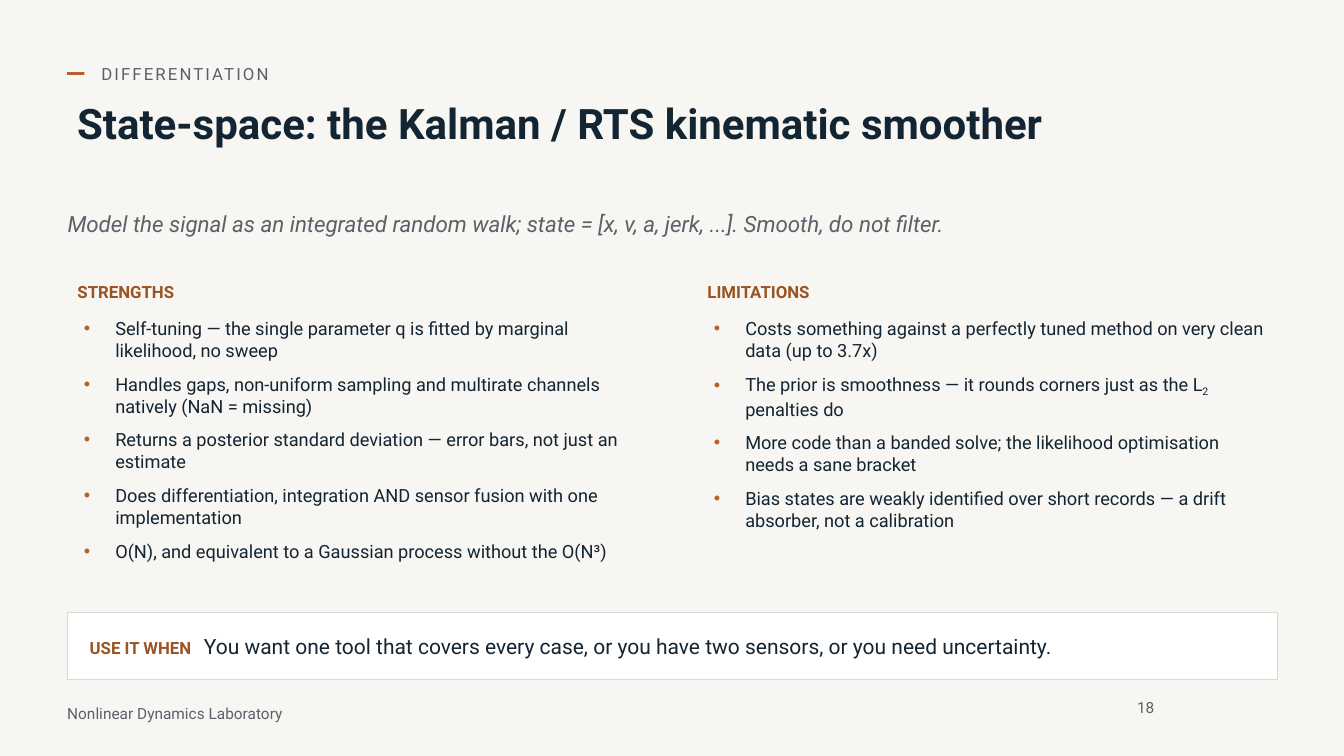
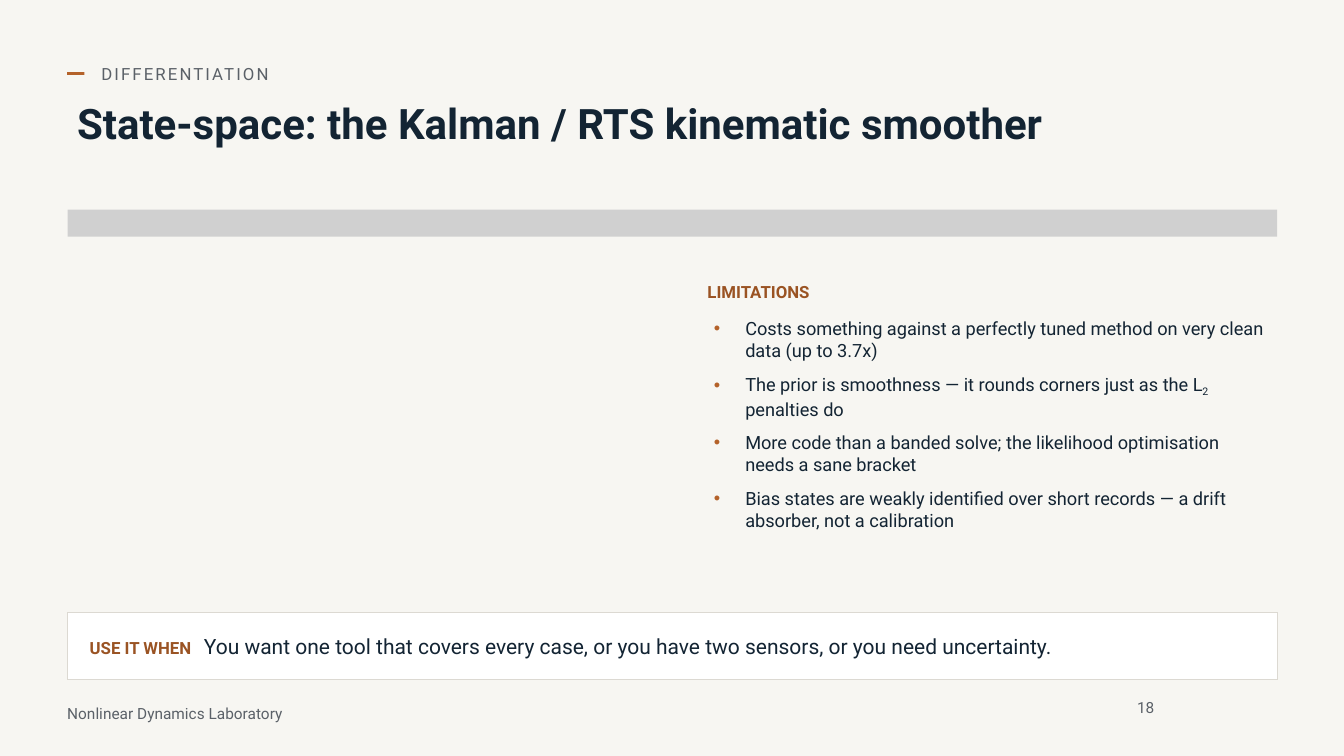
Before and after one commit to nld-uri/kinematics-toolbox, a slide deck: slide 18 of talk/differentiation_integration_talk.pptx. Drawn at 1344x756 pixels with LibreOffice and Linux fonts; fonts in the diff are those of the drawing; grey boxes stand for pictures; background and template pictures are left out. Boxes give left, top, right and bottom in pixels: in the first picture for what was removed or moved away, otherwise in the second. Text is boxed around its words. In the diff, an @@ line names an element or a change of style, - is before the commit and + after.

```diff
--- a/talk/differentiation_integration_talk.pptx
+++ b/talk/differentiation_integration_talk.pptx
@@ text removed at bbox=[68, 214, 944, 237] @@
-Model the signal as an integrated random walk; state = [x, v, a, jerk, ...]. Smooth, do not filter.
@@ picture added at bbox=[68, 210, 1277, 237] @@
@@ text removed at bbox=[77, 286, 618, 562] @@
-STRENGTHS
-• Self-tuning — the single parameter q is fitted by marginal likelihood, no sweep
-• Handles gaps, non-uniform sampling and multirate channels natively (NaN = missing)
-• Returns a posterior standard deviation — error bars, not just an estimate
-• Does differentiation, integration AND sensor fusion with one implementation
-• O(N), and equivalent to a Gaussian process without the O(N³)
```
Also in this commit, not shown: 18 other slides changed, 1 other file.
